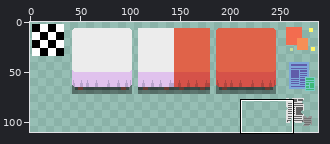
Two versions of one sprite sheet, tilesets/TileSet2/output_tileset.png. The picture above shows the old version from afar; the outline marks the close-up.
Close-up. First the earlier version:
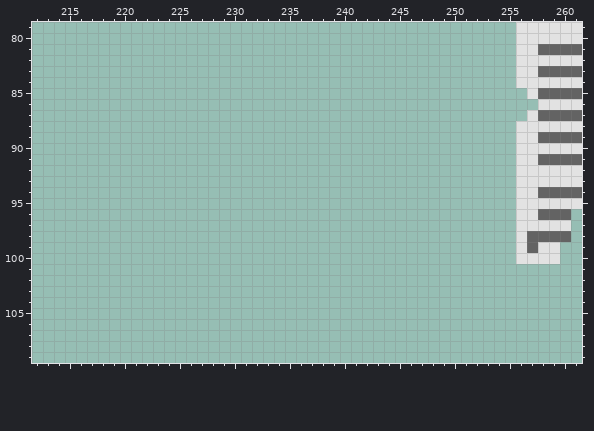
The file is 288x288 pixels. Shown: x 212..261, y 79..109. The wide view leaves out empty margins.
And afterwards:
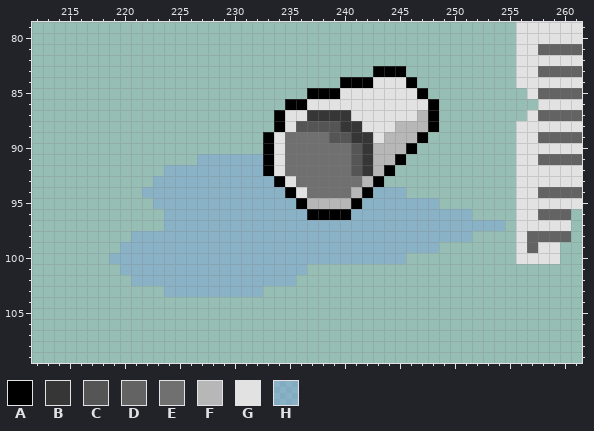
Palette (. is transparent): A #000000  B #363636  C #555555  D #636363  E #707070  F #b7b7b7  G #e2e2e2  H #7da7d982
From old to new:
The edit adds colour A in row 83 at x 243 to 245; in row 84 at x 240 to 242 and 246; in row 85 at x 237 to 239 and 247; in row 86 at x 235 to 236 and 248; in rows 87 to 88 at x 234 and 248; in row 89 at x 233 and 247.
The edit adds colour A in row 90 at x 233 and 246; in row 91 at x 233 and 245; in row 92 at x 233 and 244; in row 93 at x 234 and 243; in row 94 at x 235 and 242; in row 95 at x 236 and 241.
The edit adds colour A in row 96 at x 237 to 240.
The edit adds colour B in row 87 at x 237 to 240; in row 88 at x 240 to 241; in row 89 at x 241 to 242; in rows 90 to 92 at x 242.
The edit adds colour C in row 88 at x 236 to 239; in row 89 at x 239 to 240; in rows 90 to 92 at x 241.
The edit adds colour E in row 89 at x 235 to 238; in rows 90 to 92 at x 235 to 240; in row 93 at x 236 to 241; in row 94 at x 237 to 240.
The edit adds colour F in row 87 at x 247; in row 88 at x 245 to 247; in row 89 at x 244 to 246; in row 90 at x 243 to 245; in row 91 at x 243 to 244; in row 92 at x 243.
The edit adds colour F in row 93 at x 242; in row 94 at x 241; in row 95 at x 237 to 240.
The edit adds colour G in row 84 at x 243 to 245; in row 85 at x 240 to 246; in row 86 at x 237 to 247; in row 87 at x 235 to 236 and 241 to 246; in row 88 at x 235 and 242 to 244; in row 89 at x 234 and 243.
The edit adds colour G in rows 90 to 92 at x 234; in row 93 at x 235; in row 94 at x 236.
The edit adds colour H in row 91 at x 227 to 232; in row 92 at x 224 to 232; in row 93 at x 223 to 233; in row 94 at x 222 to 234 and 243 to 245; in row 95 at x 223 to 235 and 242 to 248; in row 96 at x 224 to 236 and 241 to 251.
The edit adds colour H in row 97 at x 224 to 254; in row 98 at x 221 to 251; in row 99 at x 220 to 248; in row 100 at x 219 to 245; in row 101 at x 220 to 236; in row 102 at x 221 to 235.
The edit adds colour H in row 103 at x 224 to 232.
